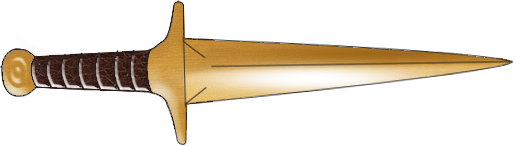
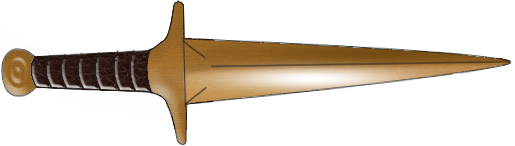
Comparing the layer stacks of the two 515 × 146 images. Changes:
painted on "body_outline" over [1, 60, 513, 90]
painted on "handle" over [0, 48, 152, 97]
